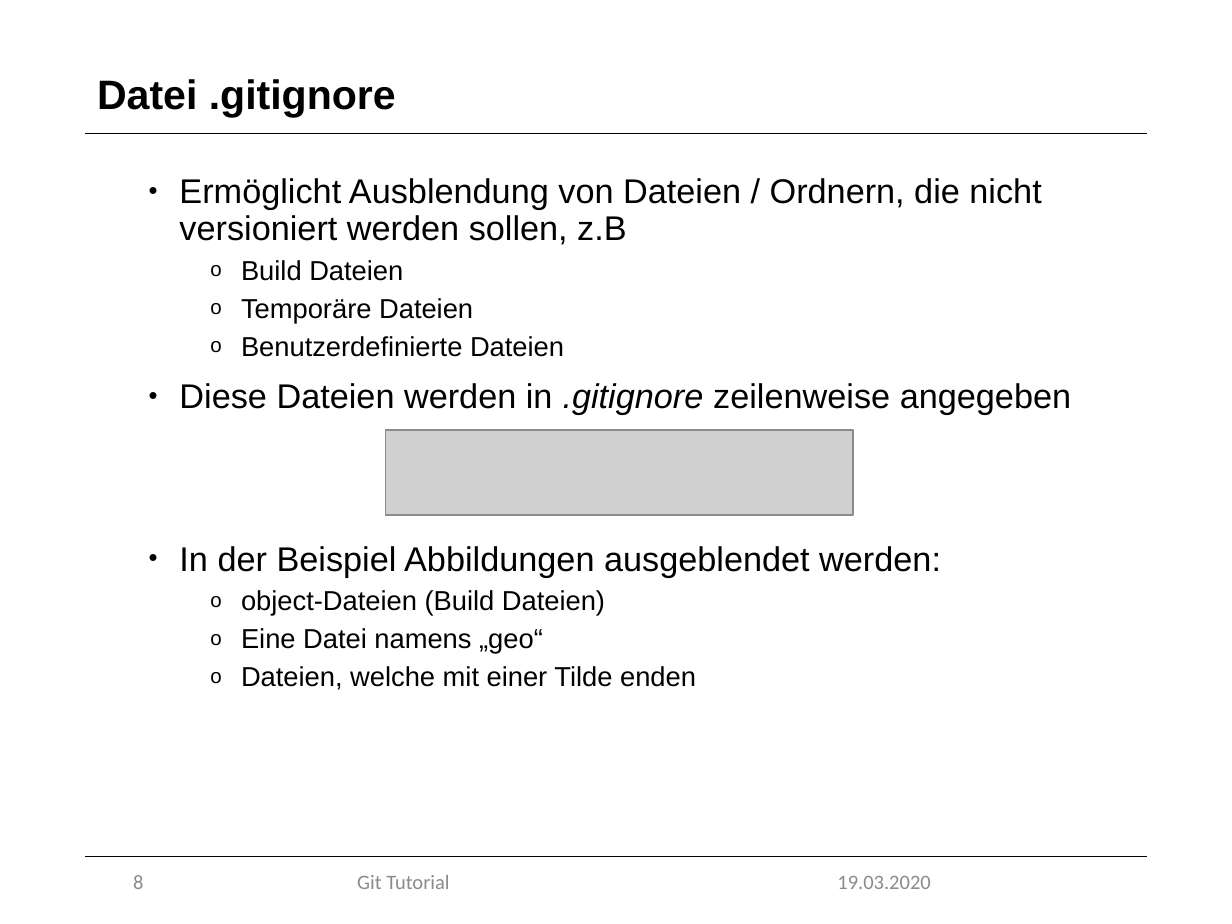
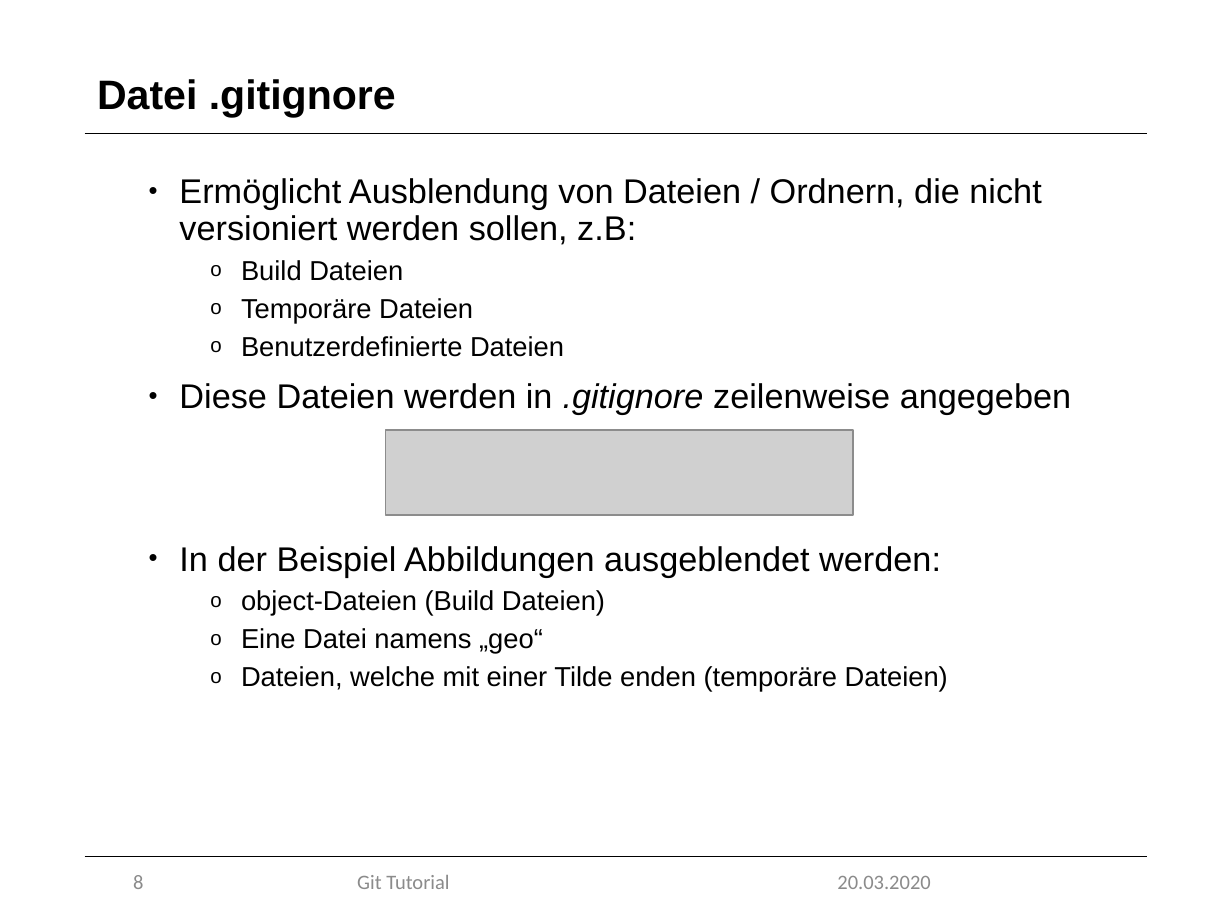
Before and after one commit to marcretzlaff/projektarbeit, a slide deck: slide 8 of Präsentation-90min/Präsentation-90min.pptx. Drawn at 1232x924 pixels with LibreOffice and Linux fonts; fonts in the diff are those of the drawing; grey boxes stand for pictures; background and template pictures are left out. Boxes give left, top, right and bottom in pixels: in the first picture for what was removed or moved away, otherwise in the second. Text is boxed around its words. In the diff, an @@ line names an element or a change of style, - is before the commit and + after.

```diff
--- a/Präsentation-90min/Präsentation-90min.pptx
+++ b/Präsentation-90min/Präsentation-90min.pptx
@@ text at (179, 178, 1041, 245): text changed @@
-• Ermöglicht Ausblendung von Dateien / Ordnern, die nicht versioniert werden sollen, z.B
+• Ermöglicht Ausblendung von Dateien / Ordnern, die nicht versioniert werden sollen, z.B:
@@ text at (241, 666, 948, 692): text changed @@
-  o Dateien, welche mit einer Tilde enden
+  o Dateien, welche mit einer Tilde enden (temporäre Dateien)
@@ text at (837, 876, 930, 889): text changed @@
-19.03.2020
+20.03.2020
```
Also in this commit, not shown: 32 other slides changed, 1 slide added, 1 slide removed, 4 other files.
